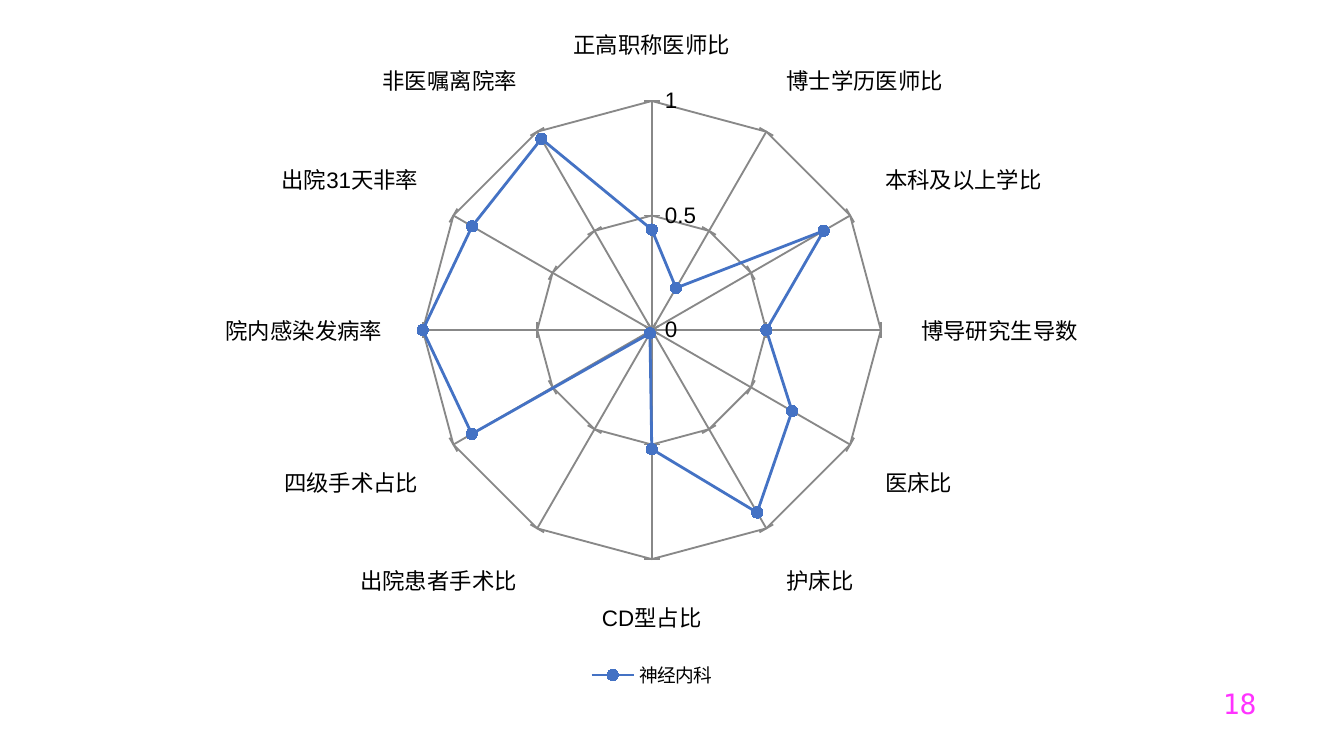
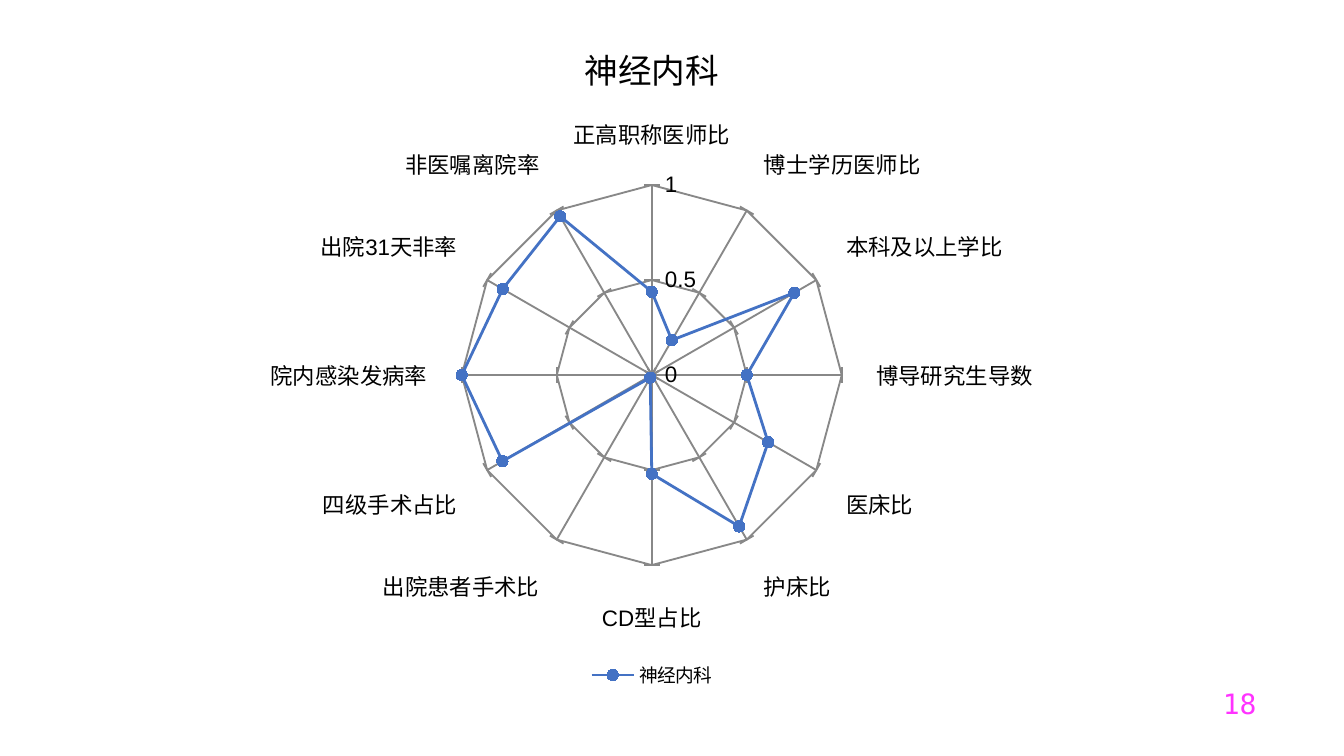
Before and after one commit to Tostig0916/hqcoffee, a slide deck: slide 18 of outputs/PPT/jsszyy.pptxgen.pptx. Drawn at 1344x756 pixels with LibreOffice and Linux fonts; fonts in the diff are those of the drawing. Boxes give left, top, right and bottom in pixels: in the first picture for what was removed or moved away, otherwise in the second. Text is boxed around its words. In the diff, an @@ line names an element or a change of style, - is before the commit and + after.

```diff
--- a/outputs/PPT/jsszyy.pptxgen.pptx
+++ b/outputs/PPT/jsszyy.pptxgen.pptx
@@ radar chart at <box>13,13,1290,694</box> @@
@@ title "神经内科" added @@
```
Also in this commit, not shown: 36 other slides changed, 2 other files.
